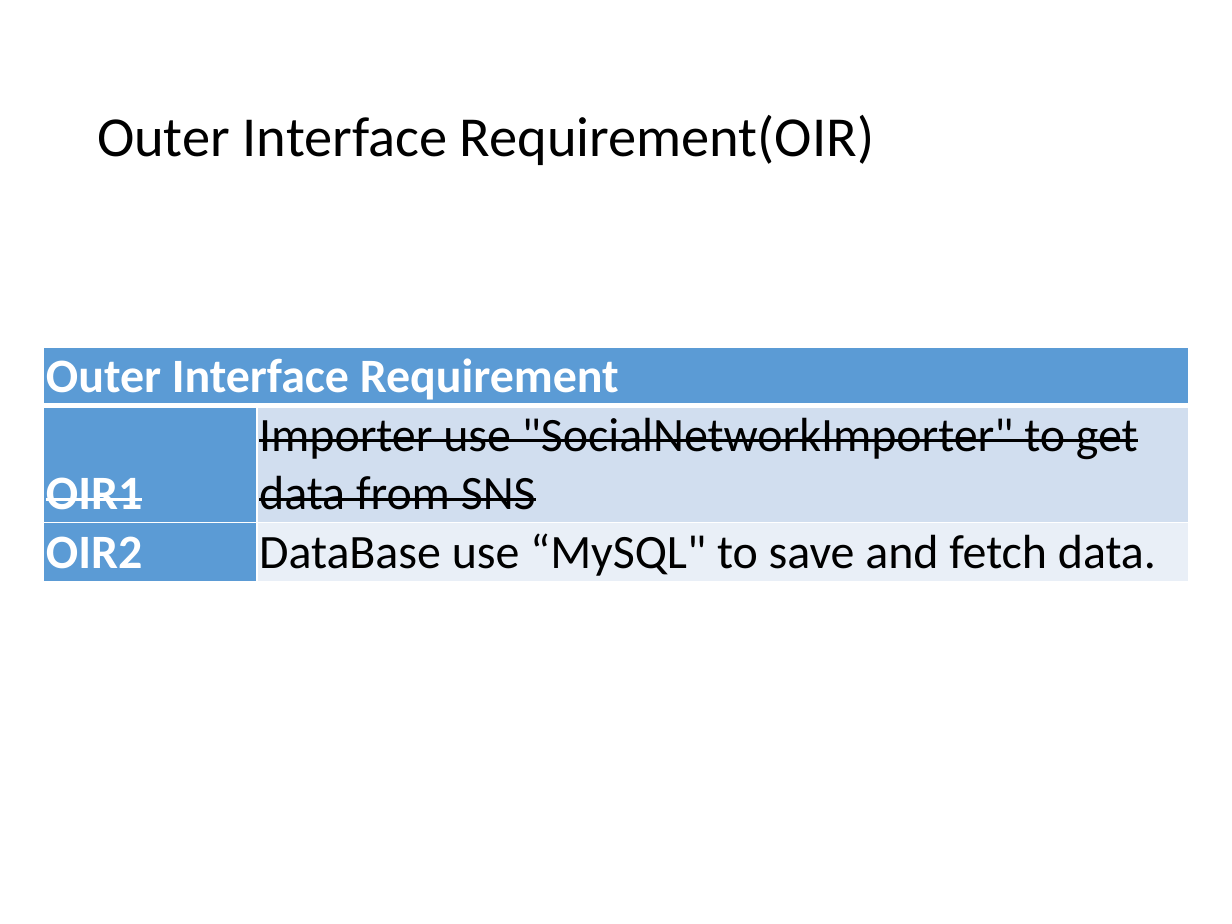
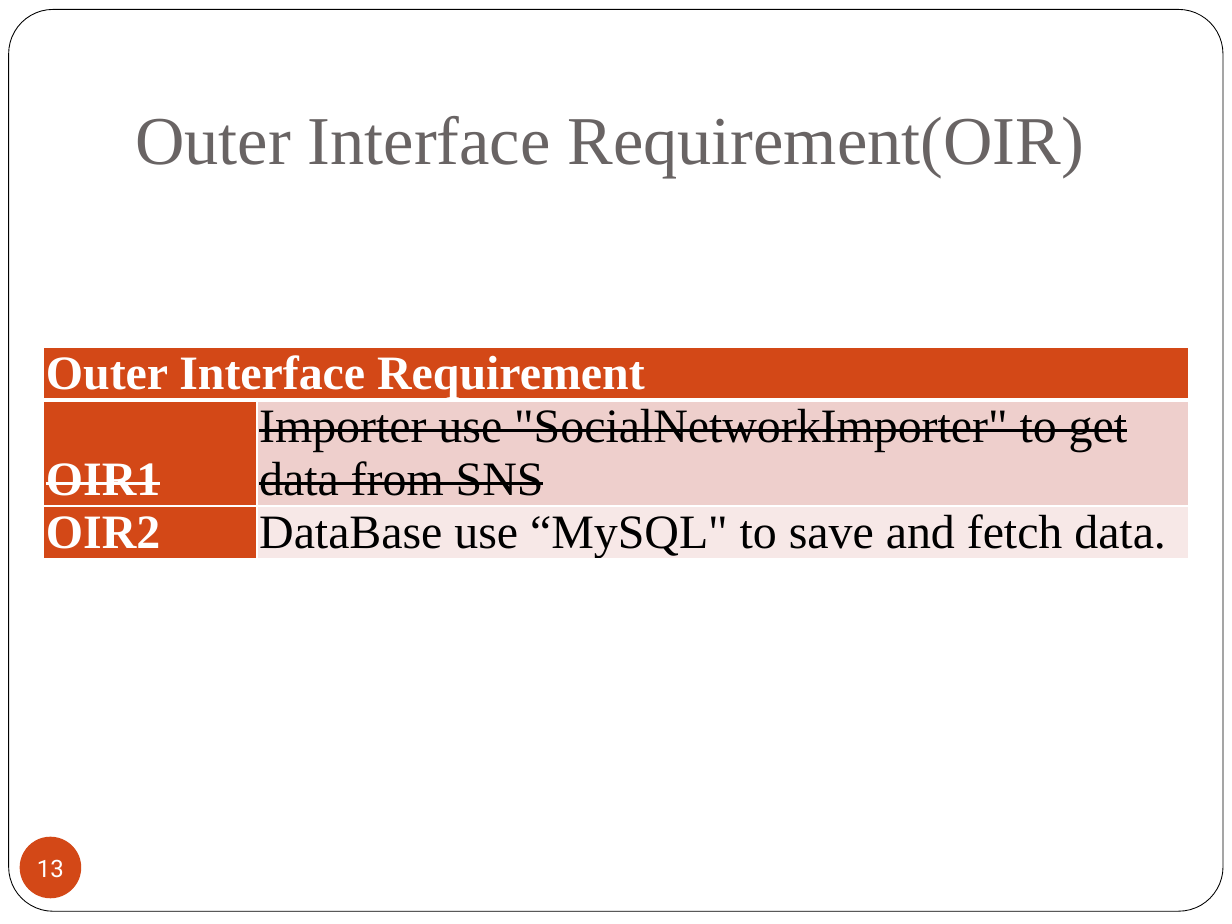
Before and after one commit to 2014-sed-team3/term-project, a slide deck: slide 13 of project/report/report.pptx. Drawn at 1232x924 pixels with LibreOffice and Linux fonts; fonts in the diff are those of the drawing. Boxes give left, top, right and bottom in pixels: in the first picture for what was removed or moved away, otherwise in the second. Text is boxed around its words. In the diff, an @@ line names an element or a change of style, - is before the commit and + after.

```diff
--- a/project/report/report.pptx
+++ b/project/report/report.pptx
@@ rounded rectangle added at (9, 10, 1223, 912), fill #FFFFFF, outline #000000 0.5 pt @@
@@ title "Outer Interface Requirement(OIR)": place and size @@
-title "Outer Interface Requirement(OIR)" at (97, 115, 874, 165)
+title "Outer Interface Requirement(OIR)" at (135, 116, 1084, 178)
@@ title "Outer Interface Requirement(OIR)" at (135, 116, 1084, 178): size 33 to 40 pt, font Calibri to Times New Roman, text colour #000000 to #696464; line spacing 0.9 to 1; vertical alignment middle to bottom @@
@@ table at (43, 347, 1188, 578) @@
@@ fill #5B9BD5 to #D34817 in 3 cells @@
@@ fill #D2DEEF to #EFCFCC in row 2, column 2 @@
@@ fill #EAEFF7 to #F7E9E8 in row 3, column 2 @@
@@ font Calibri to Times New Roman @@
@@ page number added at (20, 837, 81, 898), fill #D34817, 14 pt, text #FFFFFF @@
+13
```
Also in this commit, not shown: 46 other slides changed.
